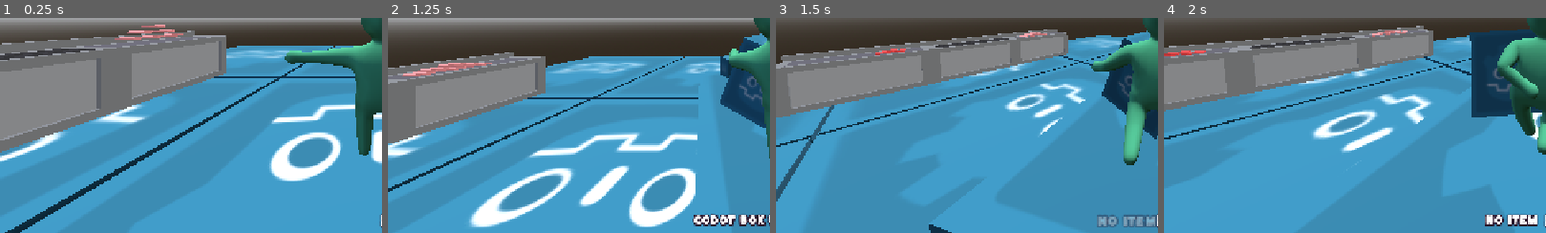
Above: before the commit, frames 1-4 (left to right).
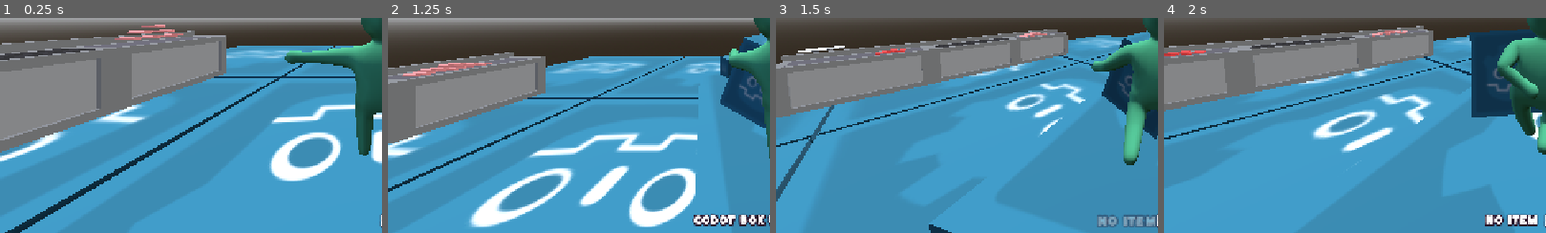
Above: after the commit, the same moments.

Repository: Lost-Rabbit-Digital/ChefWobbles
Game: Godot game, scene res://scenes/worlds/demo_scene.tscn
The game is run twice, just before and just after one commit, with the same random seed, the same clock (stepped at 60 frames per second) and the same inputs. Sound files missing from this copy of the repository are replaced by a short silence.
Inputs (mouse positions are % of the whole screen's width and height, from its top left):
- Up to frame 1 (0.25 s): no input
- Up to frame 2 (1.25 s): move the mouse to (72, 45) at 0.52 s; press the mouse at (72, 45) at 0.53 s; hold D (move_right) from 0.53 s (still down); tap Space (jump) at 0.77 s
- Up to frame 3 (1.5 s): move the mouse to (45, 50) at 1.27 s; release D (move_right) at 1.28 s; release the mouse at (45, 50) at 1.28 s; hold W (move_forward) from 1.28 s (still down); right-click (45, 50) at 1.35 s
- Up to frame 4 (2 s): keep holding W (move_forward); tap Space (jump) at 1.52 s
The pictures show only the part of the screen within x 0-50%, y 50-100%; the shares and areas given below are measured in that part.

Frames 1-2 are identical in both runs. In frame 3, 0.2% of the frame differs, in the area x 5-18%, y 12-16%; in frame 4, nothing differs.

Commit message:
Modelled onion, plate, top bun, bottom bun

Diff:
--- a/godot_project/scenes/worlds/demo_scene.tscn
+++ b/godot_project/scenes/worlds/demo_scene.tscn
@@ -11,6 +11,7 @@
 [ext_resource type="AudioStream" uid="uid://dbiunnd0wiff7" path="res://audio/music/Drifting Memories.ogg" id="7_8sg6o"]
 [ext_resource type="AudioStream" uid="uid://dempf1idxhdvw" path="res://audio/music/Evening Harmony.ogg" id="8_kq5dy"]
 [ext_resource type="Script" path="res://Scripts/audio/music_randomiser.gd" id="9_4qt2k"]
+[ext_resource type="PackedScene" uid="uid://b06jfh1rrvtts" path="res://models/food/plate/plate.gltf" id="9_7ktdx"]
 [ext_resource type="AudioStream" uid="uid://bp1u1j3y0evjm" path="res://audio/music/Floating Dream.ogg" id="9_202kh"]
 [ext_resource type="PackedScene" uid="uid://bfhfov058daap" path="res://models/appliances/retro_terminal/retro_terminal.gltf" id="9_g2hwh"]
 [ext_resource type="AudioStream" uid="uid://c5b8mjpjj7txe" path="res://audio/music/Forgotten Biomes.ogg" id="10_jdejj"]
@@ -275,6 +276,17 @@
 [node name="TomatoSlice3" parent="Interactables/TomatoSlices" instance=ExtResource("6_0cmys")]
 transform = Transform3D(1, 0, 0, 0, 1, 0, 0, 0, 1, -9, 3.1, 3.3)
 
+[node name="LettuceLeaves" type="Node" parent="Interactables"]
+
+[node name="OnionSlices" type="Node" parent="Interactables"]
+
+[node name="BurgerBuns" type="Node" parent="Interactables"]
+
+[node name="Plates" type="Node" parent="Interactables"]
+
+[node name="blockbench_export" parent="Interactables" instance=ExtResource("9_7ktdx")]
+transform = Transform3D(1, 0, 0, 0, 1, 0, 0, 0, 1, -9, 3, 5)
+
 [node name="Music" type="Node" parent="."]
 script = ExtResource("9_4qt2k")
 
Not shown, added: godot_project/models/food/burger_bun_bottom/burger_bun_bottom.gltf
Not shown, added: godot_project/models/food/burger_bun_bottom/burger_bun_bottom.gltf.import
Binary file added: godot_project/models/food/burger_bun_bottom/burger_bun_bottom_0.png
Not shown, added: godot_project/models/food/burger_bun_bottom/burger_bun_bottom_0.png.import
Binary file added: godot_project/models/food/burger_bun_bottom/burger_bun_bottom_texture.png
Not shown, added: godot_project/models/food/burger_bun_bottom/burger_bun_bottom_texture.png.import
Not shown, added: godot_project/models/food/burger_bun_top/burger_bun_top.gltf
Not shown, added: godot_project/models/food/burger_bun_top/burger_bun_top.gltf.import
Binary file added: godot_project/models/food/burger_bun_top/burger_bun_top_0.png
Not shown, added: godot_project/models/food/burger_bun_top/burger_bun_top_0.png.import
Binary file added: godot_project/models/food/burger_bun_top/burger_bun_top_texture.png
Not shown, added: godot_project/models/food/burger_bun_top/burger_bun_top_texture.png.import
(and 24 more such lines)
